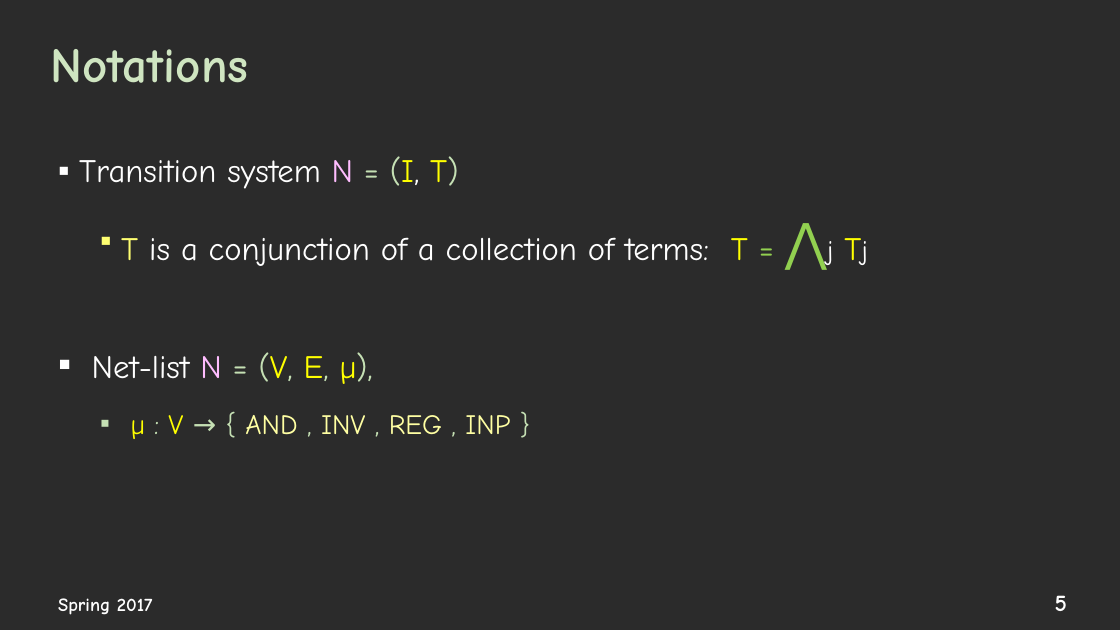
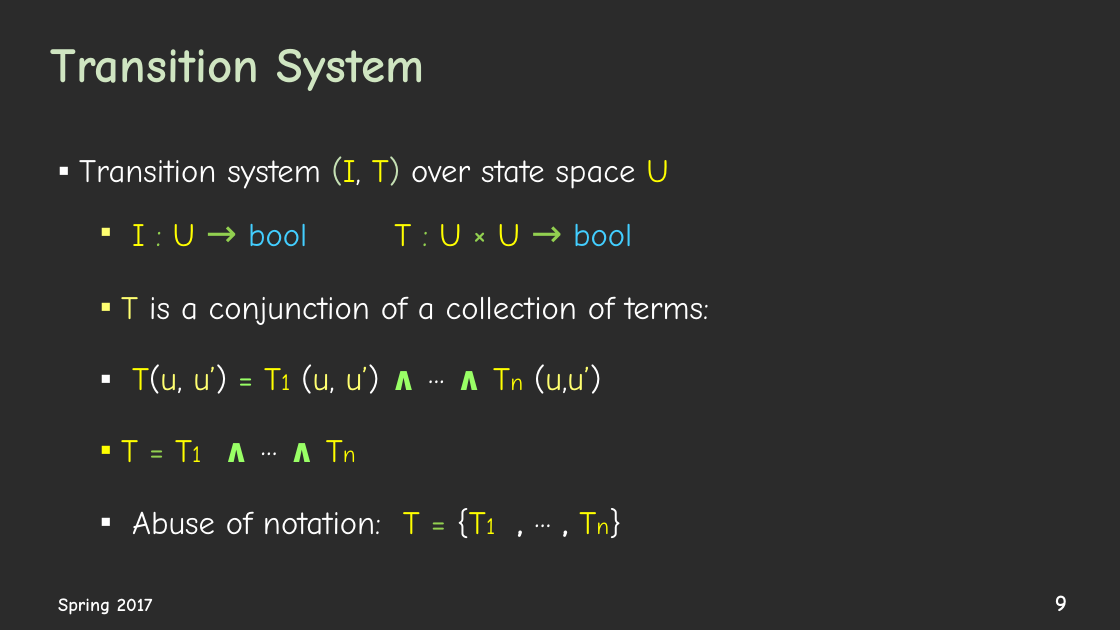
Before and after one commit to elaghs/Working, a slide deck: slide 9 of presentations/WPE_coverage.pptx (slide 5 before the commit). Drawn at 1120x630 pixels with LibreOffice and Linux fonts; fonts in the diff are those of the drawing; background and template pictures are left out; a plain dark background stands for a picture behind light text. Boxes give left, top, right and bottom in pixels: in the first picture for what was removed or moved away, otherwise in the second. Text is boxed around its words. In the diff, an @@ line names an element or a change of style, - is before the commit and + after.

```diff
--- a/presentations/WPE_coverage.pptx
+++ b/presentations/WPE_coverage.pptx
@@ title at bbox=[51, 49, 424, 91]: text changed @@
-Notations
+Transition System
@@ text at bbox=[79, 156, 709, 535]: text changed @@
-▪ Transition system N = (I, T)
-  ▪ T is a conjunction of a collection of terms: T = ⋀j Tj
-▪ Net-list N = (V, E, µ),
-  ▪ µ : V → { AND , INV , REG , INP }
+▪ Transition system (I, T) over state space U
+  ▪ I : U → bool T : U × U → bool
+  ▪ T is a conjunction of a collection of terms:
+  ▪ T(u, u’) = T1 (u, u’) ∧ ··· ∧ Tn (u,u’)
+  ▪ T = T1 ∧ ··· ∧ Tn
+  ▪ Abuse of notation: T = {T1 , ··· , Tn}
@@ page number at bbox=[1055, 595, 1067, 611]: text changed @@
-5
+9
```
Also in this commit, not shown: 13 other slides changed, 24 slides added, 4 slides removed, 3 other files.
